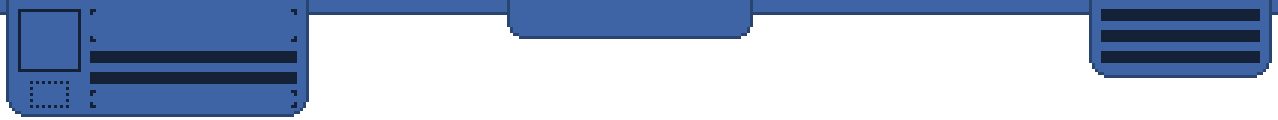
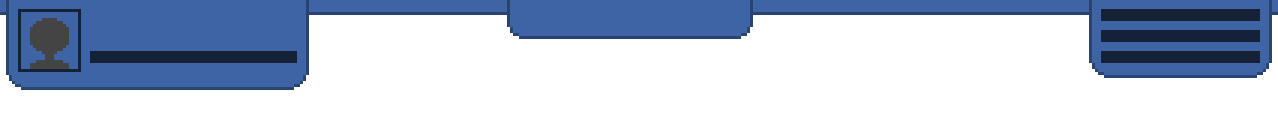
Revision of a layered (1278, 120) image; what changed, layer by layer:
added layer "Icon" above "IconPlaceholder" over (x1=30, y1=18, x2=69, y2=69)
painted on "IconPlaceholder" over (x1=30, y1=9, x2=297, y2=108)
painted on "HealthBars" over (x1=90, y1=72, x2=297, y2=84)
painted on "PlayerHud" over (x1=6, y1=75, x2=309, y2=117)
